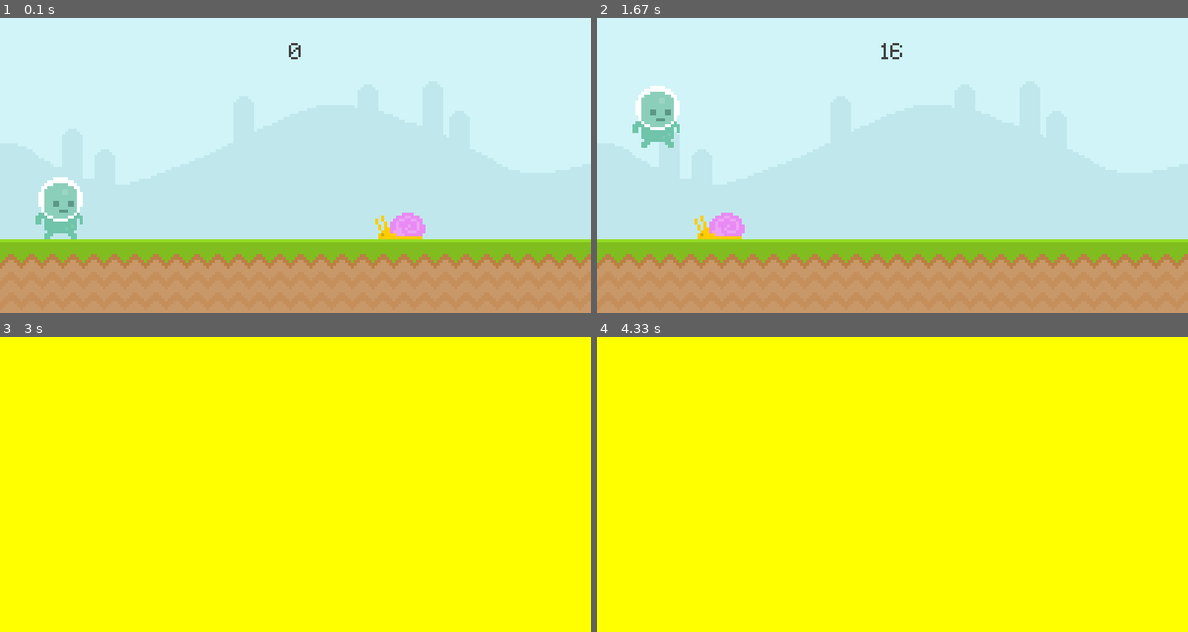
Above: before the commit, frames 1-4 (two rows, left to right).
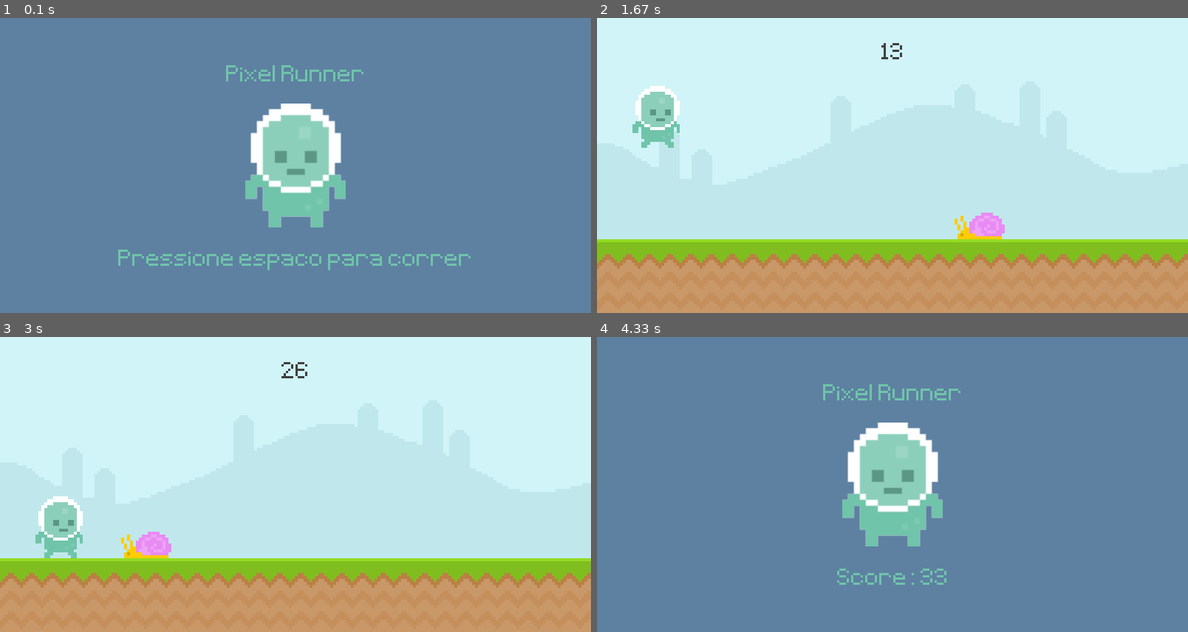
Above: after the commit, the same moments.

Repository: maarfelipe/Pygame_introduction
Game: pygame game, started from Runner(with commentaries).py
Two runs of this game, one before a commit and one after it. Both use one fixed random seed, a clock stepped at 60 frames per second and the inputs below.
Inputs (mouse positions are in pixels of both pictures, inside the frame that each line leads up to):
- Up to frame 1 (0.1 s): no input
- Up to frame 2 (1.67 s): tap Space at 0.33 s; press the mouse at (656, 206) at 0.7 s; move the mouse to (673, 150) at 0.8 s; release the mouse at (691, 94) at 0.93 s; press the mouse at (656, 206) at 1.53 s; move the mouse to (786, 141) at 1.63 s
- Up to frame 3 (3 s): release the mouse at (325, 396) at 1.77 s; press the mouse at (59, 525) at 2.2 s; move the mouse to (94, 528) at 2.3 s; release the mouse at (130, 531) at 2.43 s
- Up to frame 4 (4.33 s): press the mouse at (656, 525) at 3.03 s; move the mouse to (750, 543) at 3.13 s; release the mouse at (845, 564) at 3.27 s

The runs differ from the first frame. In frame 1, 100% of the frame differs, in the area x 0-100%, y 0-100%; in frame 2, 1.1%; in frame 3, 100%; in frame 4, 100%.

Commit message:
add tela inicial e apresentação de score

Diff:
--- a/Runner(with commentaries).py
+++ b/Runner(with commentaries).py
@@ -1,5 +1,6 @@
 import pygame
 from sys import exit
+
 
 # criando uma função para apresentar o score
 def display_score():
@@ -11,6 +12,7 @@
     score_rect = score_surf.get_rect(center=(400, 50))
     # posicionando na tela o objeto gerado (score_surf) na posição definida (score_rect)
     screen.blit(score_surf, score_rect)
+    return current_time
 
 
 # comando para iniciar o pygame e todas as suas funções
@@ -24,9 +26,9 @@
 # define um estilo de font que pode ser importado, o seu tamanho também é definido agora
 test_font = pygame.font.Font('font/Pixeltype.ttf', 50)
 # criando uma varíavel booleana para poder resetar o game quando o player perder
-game_active = True
+game_active = False
 # definindo uma variável para o tempo de jogo
-start_time = 0
+start_time = score = 0
 
 '''# dentro de uma variável, é possível guardar o tamanho de uma superfície e posteriormente "enchê-la" com uma cor
 test_surface = pygame.Surface((100, 200))
@@ -64,6 +66,37 @@
 player_rect = player_surf.get_rect(midbottom=(80, 300))
 # definindo um objeto gravidade, que deverá funcionar para manter o player no chão
 player_gravity = 0
+
+'''# criando um objeto que ficará na tela de início/reset
+player_stand = pygame.image.load('graphics/Player/player_stand.png').convert_alpha()
+# utilizando o método .transform.scale no objeto criado para alterar o seu tamanho
+player_stand = pygame.transform.scale(player_stand, (200, 400))
+# criando o retângulo do objeto através do método .get_rect
+player_stand_rect = player_stand.get_rect(center=(400, 200))'''
+
+'''# criando um objeto a partir do método .load e alterando seu tamanho com o método .transform.scale
+player_stand = pygame.transform.scale(pygame.image.load('graphics/Player/player_stand.png').convert_alpha(), (200, 300))
+player_stand_rect = player_stand.get_rect(center=(400, 200))'''
+
+'''# criando um objeto que ficará na tela de início/reset
+player_stand = pygame.image.load('graphics/Player/player_stand.png').convert_alpha()
+# utilizando o método .transform.scale2x no objeto criado para alterar o seu tamanho
+player_stand = pygame.transform.scale2x(player_stand)
+# criando o retângulo do objeto através do método .get_rect
+player_stand_rect = player_stand.get_rect(center=(400, 200))'''
+
+# criando um objeto que ficará na tela de início/reset
+player_stand = pygame.image.load('graphics/Player/player_stand.png').convert_alpha()
+# utilizando o método .transform.rotozoom no objeto criado para alterar o seu tamanho
+player_stand = pygame.transform.rotozoom(player_stand, 0, 2)  # o segundo valor altera o ângulo do objeto
+# criando o retângulo do objeto através do método .get_rect
+player_stand_rect = player_stand.get_rect(center=(400, 200))
+
+game_name = test_font.render('Pixel Runner', False, (111, 196, 169))
+game_name_rect = game_name.get_rect(center=(400, 80))
+
+game_message = test_font.render('Pressione espaco para correr', False, (111, 196, 169))
+game_message_rect = game_message.get_rect(center=(400, 330))
 
 # o loop é criado para que a tela e os eventos permaneçam acontecendo, senão, tudo iria ser executado somente uma vez
 while True:
@@ -128,7 +161,7 @@
         pygame.draw.rect(screen, '#c0e8ec', score_rect, 10)
         screen.blit(score_surf, score_rect)'''
         # chamando a função para apresentar o score
-        display_score()
+        score = display_score()
 
         # posiciona na tela o objeto snail_surf posição snail_rect (que foi o retângulo previamente criado)
         screen.blit(snail_surf, snail_rect)
@@ -153,7 +186,16 @@
         if snail_rect.colliderect(player_rect):
             game_active = False
     else:
-        screen.fill('Yellow')
+        screen.fill((94, 129, 162))
+        screen.blit(player_stand, player_stand_rect)
+
+        score_message = test_font.render(f'Score: {score}', False, (111, 196, 169))
+        score_message_rect = score_message.get_rect(center=(400, 330))
+        screen.blit(game_name, game_name_rect)
+        if score == 0:
+            screen.blit(game_message, game_message_rect)
+        else:
+            screen.blit(score_message, score_message_rect)
 
     '''keys = pygame.key.get_pressed()
     if keys[pygame.K_SPACE]:
